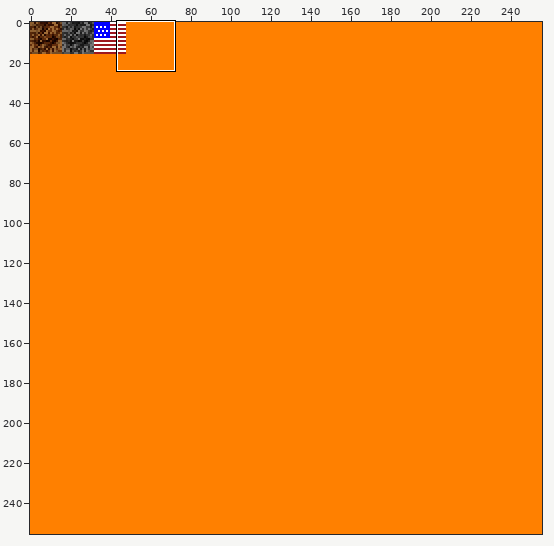
Sprite sheet -- terrain.png. The picture above shows the old version from afar; the outline marks the close-up.
Close-up. Old version:
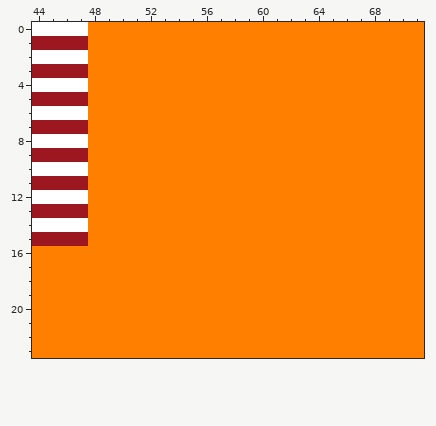
The file is 256x256 pixels. Colours within 5 levels of each other are drawn and written as one. Shown: x 44..71, y 0..23.
Now the later version:
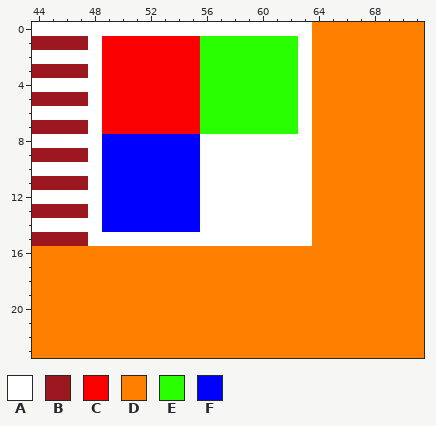
Palette (. is transparent): A #ffffff  B #9c171f  C #fb0000  D #ff8000  E #2aff00  F #0000ff
The edit:
@@ x 44..71 @@
- 0 AAAADDDDDDDDDDDDDDDDDDDDDDDD
- 1 BBBBDDDDDDDDDDDDDDDDDDDDDDDD
- 2 AAAADDDDDDDDDDDDDDDDDDDDDDDD
- 3 BBBBDDDDDDDDDDDDDDDDDDDDDDDD
- 4 AAAADDDDDDDDDDDDDDDDDDDDDDDD
- 5 BBBBDDDDDDDDDDDDDDDDDDDDDDDD
- 6 AAAADDDDDDDDDDDDDDDDDDDDDDDD
- 7 BBBBDDDDDDDDDDDDDDDDDDDDDDDD
- 8 AAAADDDDDDDDDDDDDDDDDDDDDDDD
- 9 BBBBDDDDDDDDDDDDDDDDDDDDDDDD
-10 AAAADDDDDDDDDDDDDDDDDDDDDDDD
-11 BBBBDDDDDDDDDDDDDDDDDDDDDDDD
-12 AAAADDDDDDDDDDDDDDDDDDDDDDDD
-13 BBBBDDDDDDDDDDDDDDDDDDDDDDDD
-14 AAAADDDDDDDDDDDDDDDDDDDDDDDD
-15 BBBBDDDDDDDDDDDDDDDDDDDDDDDD
+ 0 AAAAAAAAAAAAAAAAAAAADDDDDDDD
+ 1 BBBBACCCCCCCEEEEEEEADDDDDDDD
+ 2 AAAAACCCCCCCEEEEEEEADDDDDDDD
+ 3 BBBBACCCCCCCEEEEEEEADDDDDDDD
+ 4 AAAAACCCCCCCEEEEEEEADDDDDDDD
+ 5 BBBBACCCCCCCEEEEEEEADDDDDDDD
+ 6 AAAAACCCCCCCEEEEEEEADDDDDDDD
+ 7 BBBBACCCCCCCEEEEEEEADDDDDDDD
+ 8 AAAAAFFFFFFFAAAAAAAADDDDDDDD
+ 9 BBBBAFFFFFFFAAAAAAAADDDDDDDD
+10 AAAAAFFFFFFFAAAAAAAADDDDDDDD
+11 BBBBAFFFFFFFAAAAAAAADDDDDDDD
+12 AAAAAFFFFFFFAAAAAAAADDDDDDDD
+13 BBBBAFFFFFFFAAAAAAAADDDDDDDD
+14 AAAAAFFFFFFFAAAAAAAADDDDDDDD
+15 BBBBAAAAAAAAAAAAAAAADDDDDDDD
 16 DDDDDDDDDDDDDDDDDDDDDDDDDDDD
Pixel boxes of the changes (left, top, right, bottom) in both close-ups:
changed: (88, 22, 312, 246)
